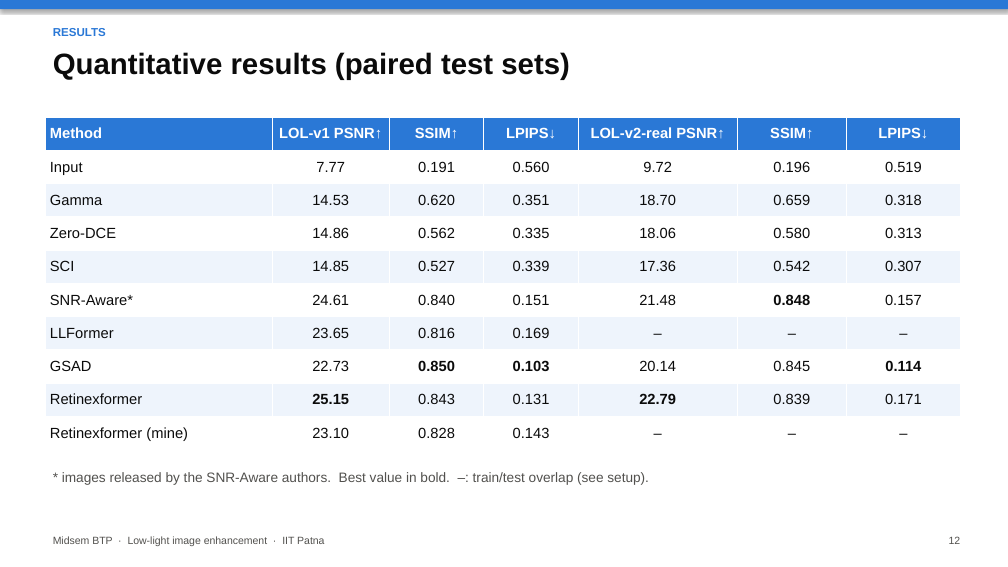
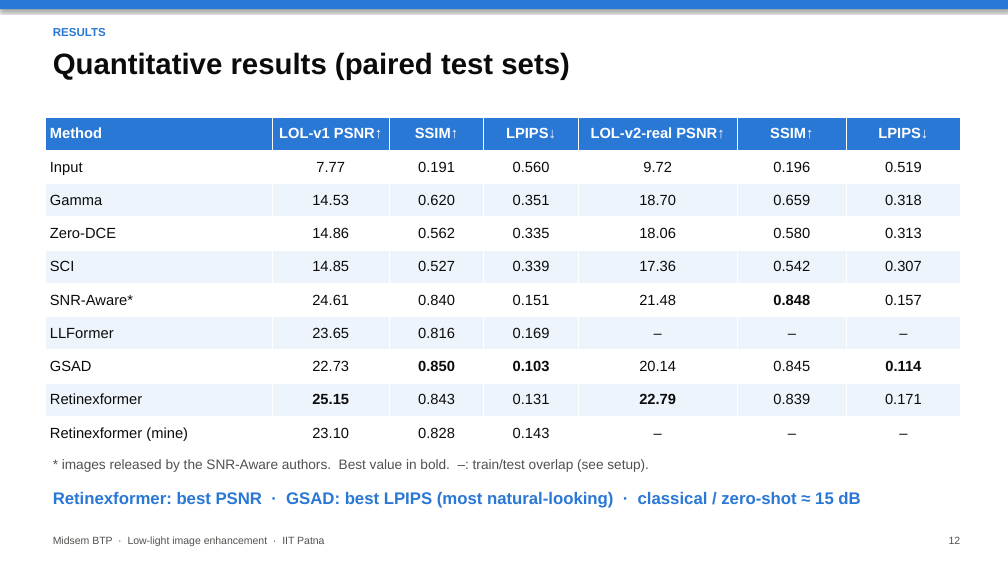
Before and after one commit to Crazycraftie/low-light-enhancement-btp, a slide deck: slide 12 of presentation/midsem.pptx. Drawn at 1008x567 pixels with LibreOffice and Linux fonts; fonts in the diff are those of the drawing. Boxes give left, top, right and bottom in pixels: in the first picture for what was removed or moved away, otherwise in the second. Text is boxed around its words. In the diff, an @@ line names an element or a change of style, - is before the commit and + after.

```diff
--- a/presentation/midsem.pptx
+++ b/presentation/midsem.pptx
@@ text "* images released by the ...": place and size @@
-text "* images released by the ..." at box(62, 472, 649, 485)
+text "* images released by the ..." at box(62, 459, 649, 472)
@@ text added at box(53, 492, 860, 508), 16 pt, text #2A78D6, bold @@
+Retinexformer: best PSNR · GSAD: best LPIPS (most natural-looking) · classical / zero-shot ≈ 15 dB
```
Also in this commit, not shown: 9 other slides changed, 4 other files.
